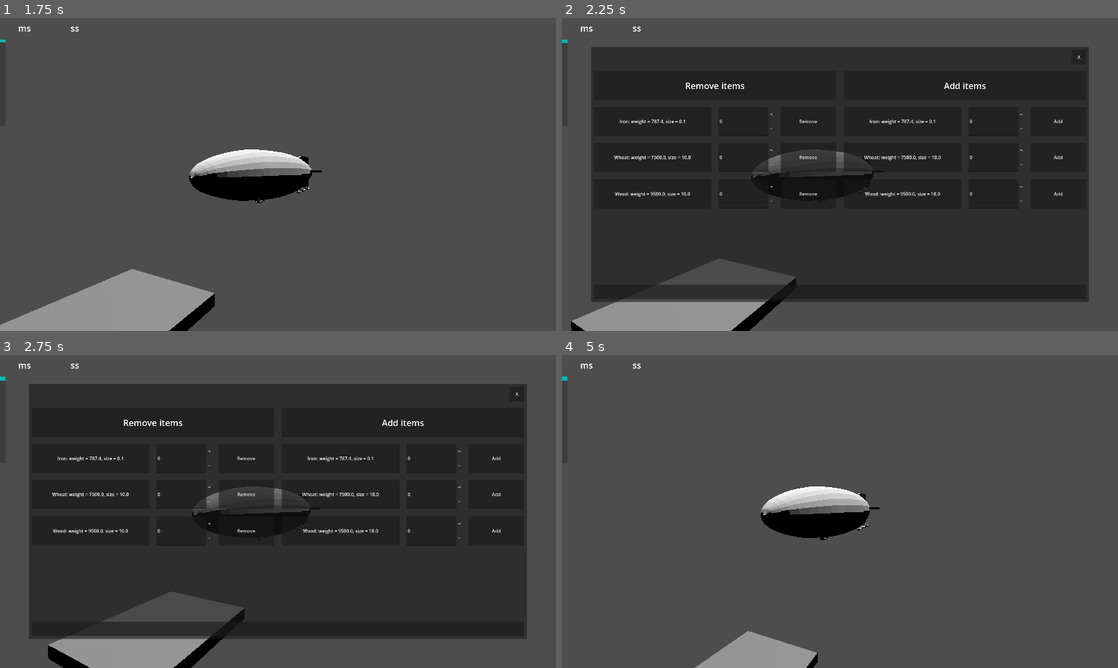
Above: before the commit, frames 1-4 (two rows, left to right).
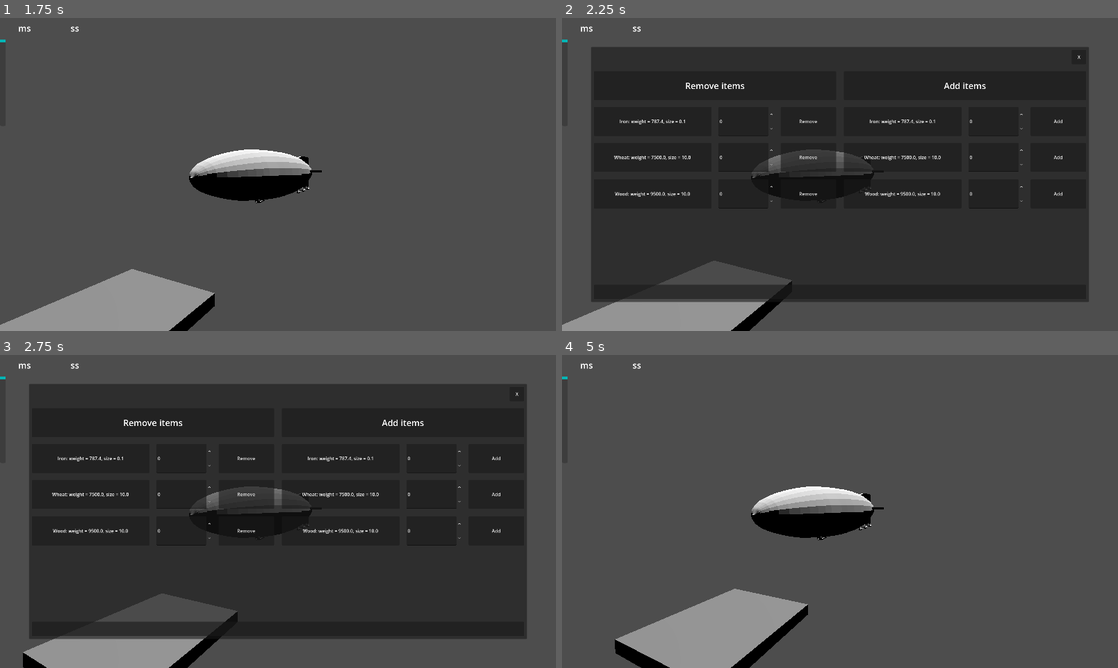
Above: after the commit, the same moments.

Repository: Manenderrr/airship-gamejam-thing
Game: Godot game, scene res://main.tscn
Two runs of this game, one before a commit and one after it. Both use one fixed random seed, a clock stepped at 60 frames per second and the inputs below.
Inputs (mouse positions are in pixels of both pictures, inside the frame that each line leads up to):
- Up to frame 1 (1.75 s): tap Enter at 0.5 s; move the mouse to (305, 174) at 0.52 s; hold Mouse wheel up (camera_zoom_in) 0.53-1.28 s; hold W (airship_forward) from 0.53 s (still down); tap Space at 1.25 s; move the mouse to (250, 174) at 1.27 s; tap Mouse wheel down (camera_zoom_out) at 1.35 s
- Up to frame 2 (2.25 s): move the mouse to (895, 105) at 2.02 s; release W (airship_forward) at 2.03 s; hold A (airship_right) from 2.03 s (still down); hold X (landing) from 2.03 s (still down)
- Up to frame 3 (2.75 s): keep holding A (airship_right); keep holding X (landing)
- Up to frame 4 (5 s): release A (airship_right) at 2.75 s; release X (landing) at 2.75 s; click "Remove" at 2.75 s; click "Add" at 3.5 s; click "X" at 4.25 s

Frame 1 is identical in both runs. In frame 2, 0.3% of the frame differs, in the area x 0-57%, y 7-100%; in frame 3, 1.2%; in frame 4, 6.3%, in the area x 0-58%, y 7-100%.
Error in both runs: Invalid call. Nonexistent function 'remove_mass' in base 'Nil'. (res://ui/shipment_menu/act_with_items.gd:30)

Commit message:
Fix shipment menu input blocking  not going through airship

Diff:
--- a/airship/airship.gd
+++ b/airship/airship.gd
@@ -36,6 +36,11 @@
 		on_controls_change.emit(value)
 		if value: on_controls_enable.emit()
 		else: on_controls_disable.emit()
+
+func enable_controls():
+	controls_enabled = true
+func disable_controls():
+	controls_enabled = false
 
 signal on_controls_enable
 signal on_controls_disable
--- a/camera/camera.gd
+++ b/camera/camera.gd
@@ -5,7 +5,7 @@
 
 const HALF_PI = PI / 2
 
-@export_custom(PROPERTY_HINT_RANGE, "-360.0,360.0,1.0; suffix:°") var camera_rotation: Vector3 = Vector3.ZERO
+@export_custom(PROPERTY_HINT_RANGE, "-360.0,360.0,1.0 suffix:°") var camera_rotation: Vector3 = Vector3.ZERO
 
 ## By how many radians will a single screen pixel worth of mouse movement rotate the camera root.
 @export_custom(PROPERTY_HINT_NONE, "suffix:rad/px") var sensivity: float = 0.01
--- a/main.tscn
+++ b/main.tscn
@@ -62,7 +62,7 @@
 [connection signal="on_controls_disable" from="Airship" to="CameraRoot" method="lock"]
 [connection signal="on_controls_enable" from="Airship" to="CameraRoot" method="unlock"]
 [connection signal="body_entered" from="StaticBody3D/Area3D" to="StaticBody3D/Area3D" method="_on_body_entered"]
-[connection signal="on_appear" from="ShipmentMenu" to="CameraRoot" method="lock"]
-[connection signal="on_disappear" from="ShipmentMenu" to="CameraRoot" method="unlock"]
+[connection signal="on_appear" from="ShipmentMenu" to="Airship" method="disable_controls"]
+[connection signal="on_disappear" from="ShipmentMenu" to="Airship" method="enable_controls"]
 
 [editable path="HUD"]
